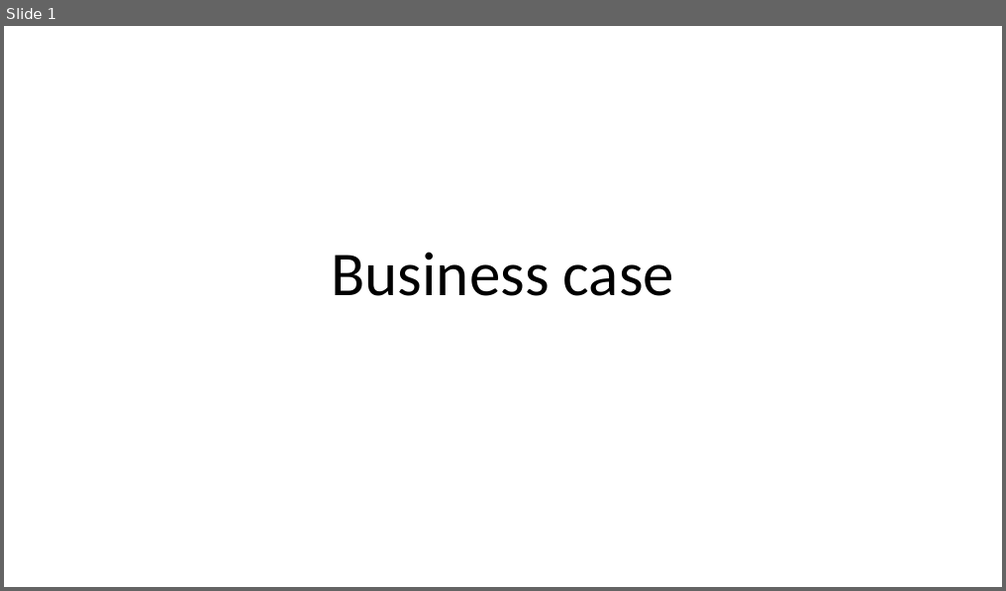
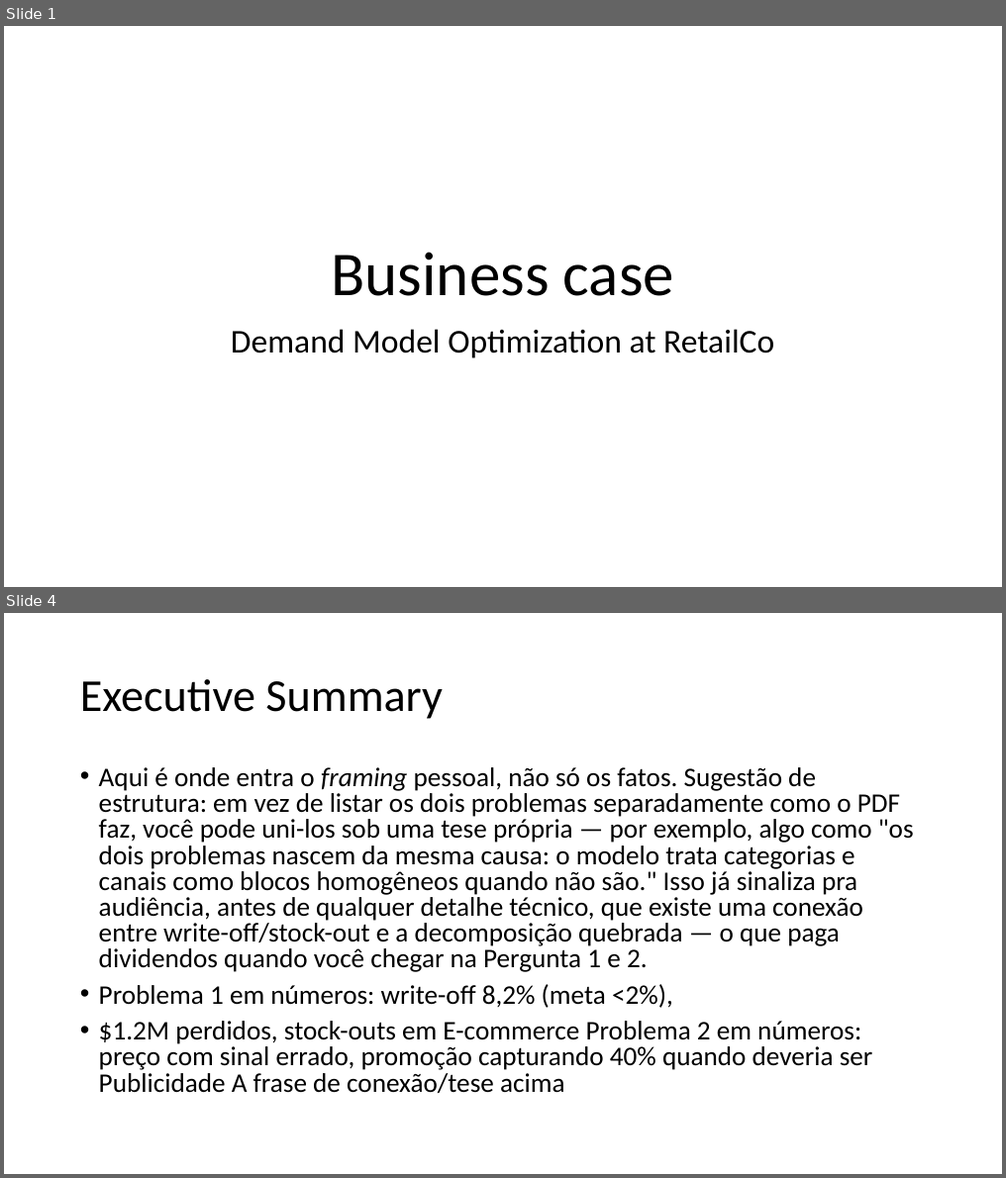
Before and after one commit to Priscila-Portela/mdlz-selec, a slide deck: Business case.pptx. Shown one above the other, each under a label of ours: slide 1 before the commit, slides 1 and 4 after it; the slides between them are not shown. The pictures are 1006x591 and 1006x1178 pixels, drawn with LibreOffice and Linux fonts; fonts in the diff are those of the drawing. Boxes give left, top, right and bottom in pixels: in the first picture for what was removed or moved away, otherwise in the second. Text is boxed around its words. In the diff, an @@ line names an element or a change of style, - is before the commit and + after.

```diff
--- a/Business case.pptx
+++ b/Business case.pptx
@@ slide 4 added at [4, 613, 1002, 1174], background #FFFFFF @@
@@ title added at [80, 679, 442, 719], 44 pt, text #000000 @@
+Executive Summary
@@ text added at [99, 767, 914, 1093], 25.9 pt, text #000000 @@
+• Aqui é onde entra o framing pessoal, não só os fatos. Sugestão de estrutura: em vez de listar os dois problemas separadamente como o PDF faz, você pode uni-los sob uma tese própria — por exemplo, algo como "os dois problemas nascem da mesma causa: o modelo trata categorias e canais como blocos homogêneos quando não são." Isso já sinaliza pra audiência, antes de qualquer detalhe técnico, que existe uma conexão entre write-off/stock-out e a decomposição quebrada — o que paga dividendos quando você chegar na Pergunta 1 e 2.
+• Problema 1 em números: write-off 8,2% (meta <2%),
+• $1.2M perdidos, stock-outs em E-commerce Problema 2 em números: preço com sinal errado, promoção capturando 40% quando deveria ser Publicidade A frase de conexão/tese acima
@@ slide 1 changed as well @@
@@ subtitle added at [231, 329, 774, 359], 32 pt, text #000000 @@
+Demand Model Optimization at RetailCo
```
Also in this commit, not shown: 1 other slide changed, 15 other slides added, 31 other files.
